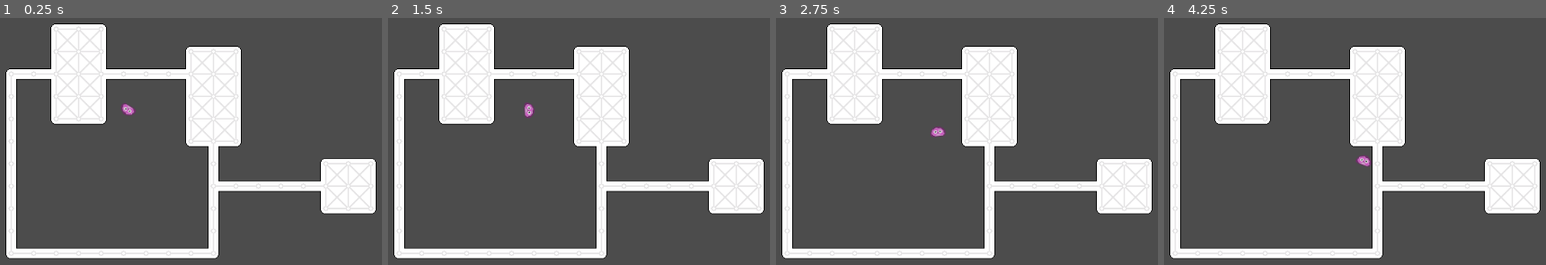
Above: before the commit, frames 1-4 (left to right).
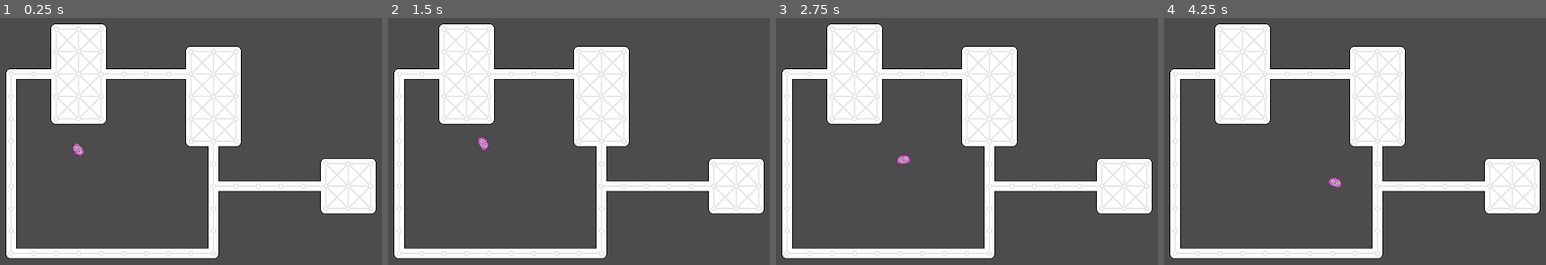
Above: after the commit, the same moments.

Repository: vinpogo/gd_Blob
Game: Godot game, scene res://World.tscn
Two runs of this game, one before a commit and one after it. Both use one fixed random seed, a clock stepped at 60 frames per second and the inputs below.
Inputs (mouse positions are in pixels of both pictures, inside the frame that each line leads up to):
- Up to frame 1 (0.25 s): no input
- Up to frame 2 (1.5 s): move the mouse to (outside the picture) at 0.52 s; click (outside the picture) at 0.67 s; move the mouse to (536, 227) at 1.27 s; click (536, 227) at 1.42 s
- Up to frame 3 (2.75 s): move the mouse to (1138, 114) at 2.02 s; click (1138, 114) at 2.17 s
- Up to frame 4 (4.25 s): move the mouse to (outside the picture) at 2.77 s; click (outside the picture) at 2.92 s; move the mouse to (outside the picture) at 3.52 s; click (outside the picture) at 3.67 s

The runs differ from the first frame. In frame 1, 0.2% of the frame differs, in the area x 18-36%, y 34-56%; in frame 2, 0.2%; in frame 3, 0.2%; in frame 4, 0.3%, in the area x 42-55%, y 55-69%.

Commit message:
player position

Diff:
--- a/World.tscn
+++ b/World.tscn
@@ -13,5 +13,4 @@
 tile_data = PoolIntArray( 65541, 0, 4, 65542, 0, 5, 65543, 0, 3, 131077, 0, 196611, 131078, 0, 262149, 131079, 0, 26215 …(1165 unchanged characters)…
 
 [node name="Player" parent="." instance=ExtResource( 2 )]
-position = Vector2( 289, 169 )
-rotation = -0.176302
+position = Vector2( 216, 229 )
Not shown, changed: .gitignore
